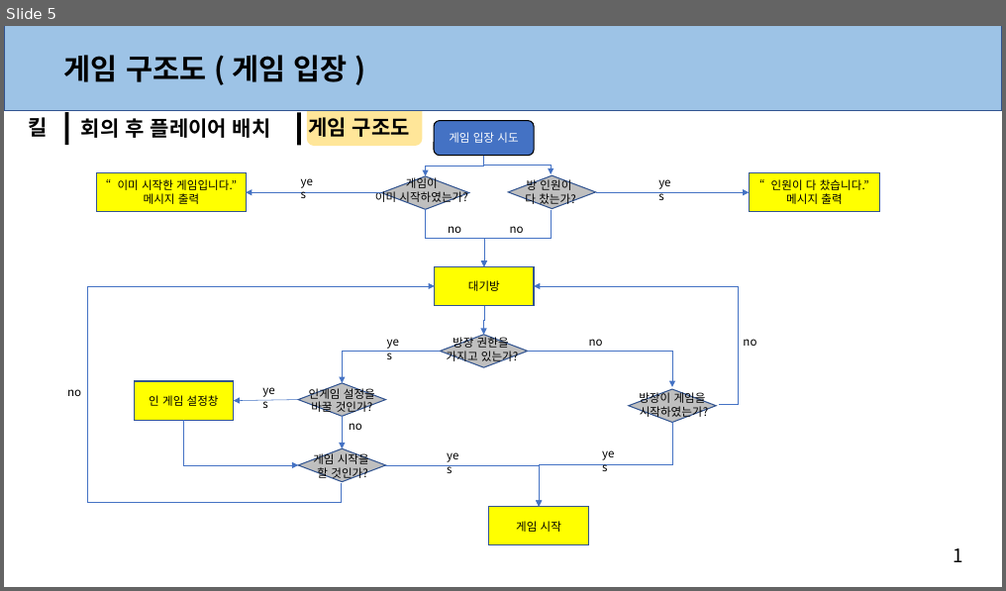
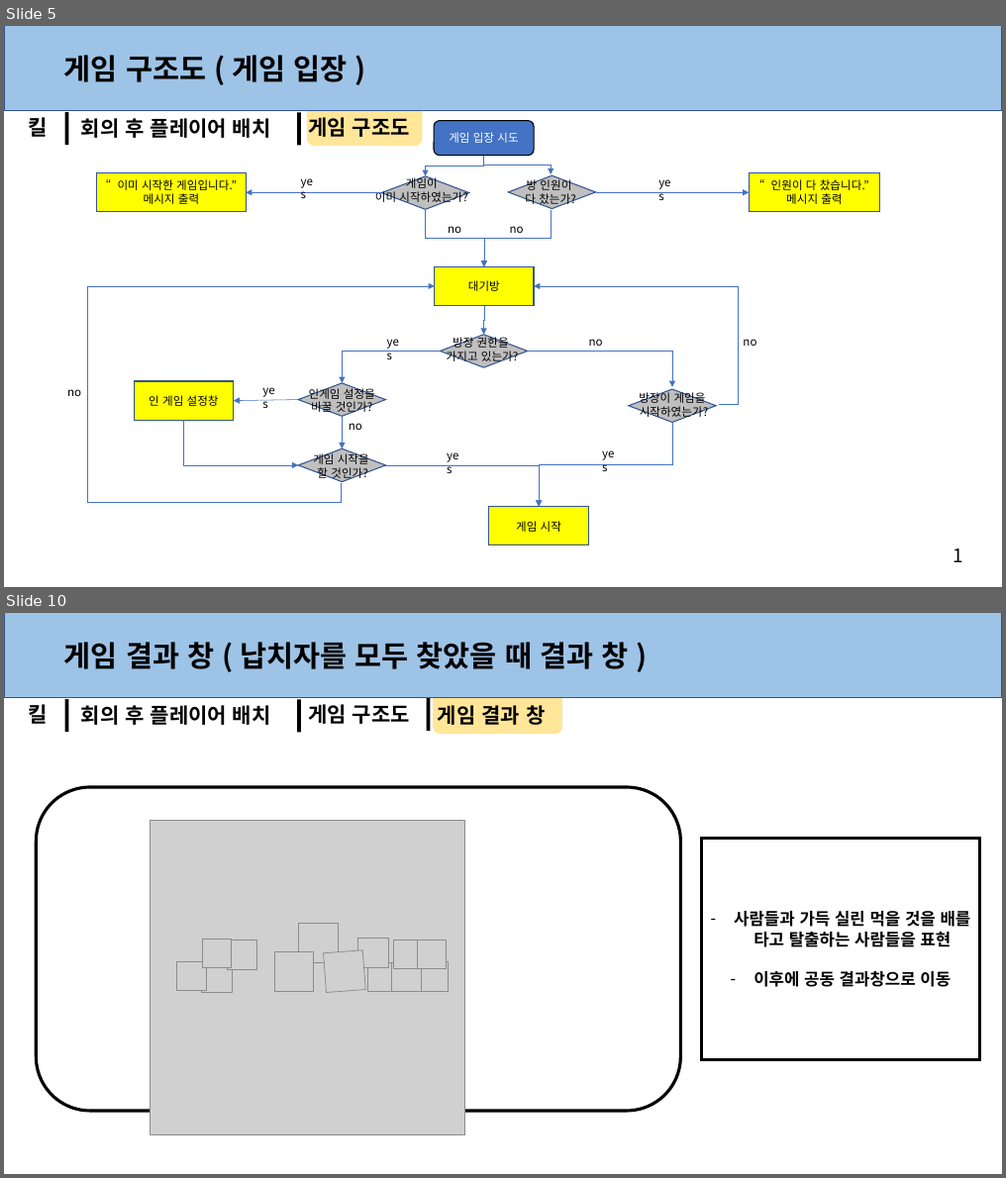
Before and after one commit to anglik0370/EscapeIsland, a slide deck: Document/시스템/시스템.pptx. Shown one above the other, each under a label of ours: slide 5 before the commit, slides 5 and 10 after it; the slides between them are not shown. The pictures are 1006x591 and 1006x1178 pixels, drawn with LibreOffice and Linux fonts; fonts in the diff are those of the drawing; grey boxes stand for pictures. Boxes give left, top, right and bottom in pixels: in the first picture for what was removed or moved away, otherwise in the second. Text is boxed around its words. In the diff, an @@ line names an element or a change of style, - is before the commit and + after.

Commit message:
시스템  기획서 - ( 결과창 모두 완성)

```diff
--- a/Document/시스템/시스템.pptx
+++ b/Document/시스템/시스템.pptx
@@ slide 10 added at box(4, 613, 1002, 1174), background #FFFFFF; not listed: 1 template element that a slide beside it also shows @@
@@ rectangle added at box(4, 613, 1002, 697), fill #9DC3E6, outline #325491 1 pt @@
@@ text added at box(64, 642, 628, 669), 28 pt, text #000000, bold @@
+게임 결과 창 ( 납치자를 모두 찾았을 때 결과 창 )
@@ rectangle added at box(65, 699, 69, 732), fill #000000 @@
@@ rectangle added at box(297, 700, 301, 733), fill #000000 @@
@@ rectangle added at box(426, 698, 430, 731), fill #000000 @@
@@ rounded rectangle added at box(433, 691, 562, 734), fill #FFE699 @@
@@ text added at box(28, 704, 47, 724), 20 pt, text #000000, bold @@
+킬
@@ text added at box(81, 705, 271, 725), 20 pt, text #000000, bold @@
+회의 후 플레이어 배치
@@ text added at box(308, 704, 410, 724), 20 pt, text #000000, bold @@
+게임 구조도
@@ text added at box(438, 705, 545, 725), 20 pt, text #000000, bold @@
+게임 결과 창
@@ rounded rectangle added at box(36, 787, 680, 1110), outline #000000 3 pt @@
@@ picture added at box(150, 820, 464, 1135) @@
@@ rectangle added at box(702, 839, 980, 1060), fill #FFFFFF, outline #000000 3 pt, 16 pt, text #000000, bold @@
+– 사람들과 가득 실린 먹을 것을 배를 타고 탈출하는 사람들을 표현
+– 이후에 공동 결과창으로 이동
@@ picture added at box(202, 939, 232, 967) @@
@@ picture added at box(299, 924, 339, 963) @@
@@ picture added at box(358, 938, 388, 967) @@
@@ picture added at box(177, 961, 206, 991) @@
@@ picture added at box(202, 962, 232, 992) @@
@@ picture added at box(227, 940, 257, 970) @@
@@ picture added at box(274, 953, 314, 992) @@
@@ picture added at box(324, 951, 366, 993) @@
@@ picture added at box(368, 962, 397, 992) @@
@@ picture added at box(392, 962, 421, 992) @@
@@ picture added at box(393, 940, 423, 969) @@
@@ picture added at box(417, 940, 447, 969) @@
@@ picture added at box(418, 961, 448, 992) @@
```
Also in this commit, not shown: 1 slide changed, 3 other slides added.
